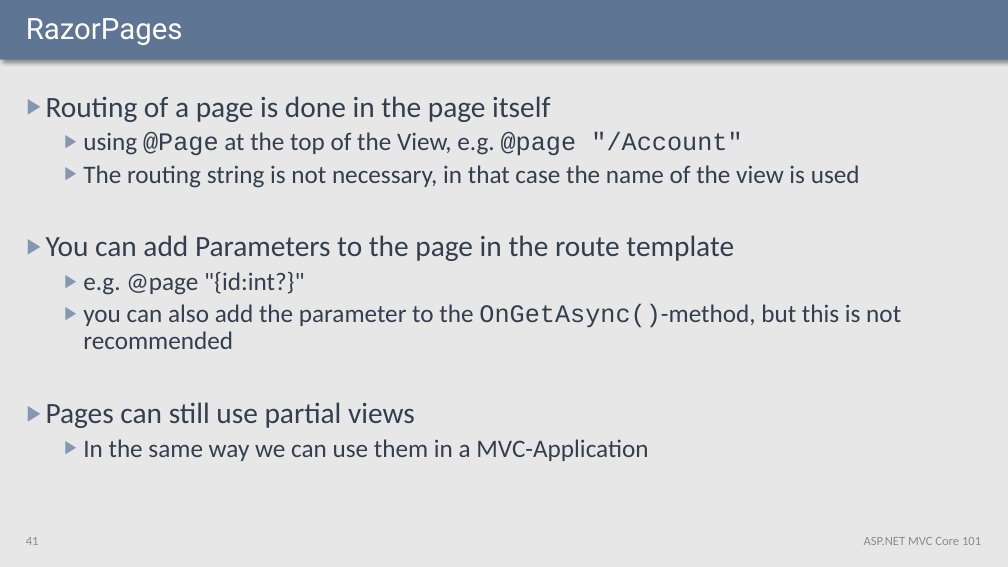
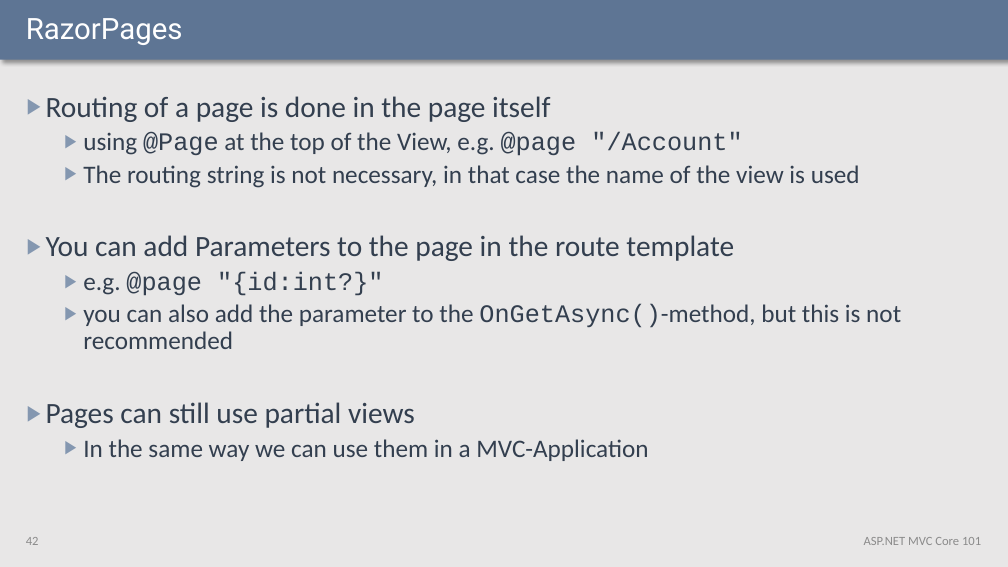
Before and after one commit to fjeller/Smarthouse.AspnetCore.Samples, a slide deck: slide 42 of __Slides/ASPNET.Core.101b.pptx (slide 41 before the commit). Drawn at 1008x567 pixels with LibreOffice and Linux fonts; fonts in the diff are those of the drawing. Boxes give left, top, right and bottom in pixels: in the first picture for what was removed or moved away, otherwise in the second. Text is boxed around its words. In the diff, an @@ line names an element or a change of style, - is before the commit and + after.

```diff
--- a/__Slides/ASPNET.Core.101b.pptx
+++ b/__Slides/ASPNET.Core.101b.pptx
@@ text at (x1=83, y1=271, x2=383, y2=296): font Calibri to Courier New in "@page "{id:int?}"" @@
```
Also in this commit, not shown: 6 other slides changed, 11 slides added.
